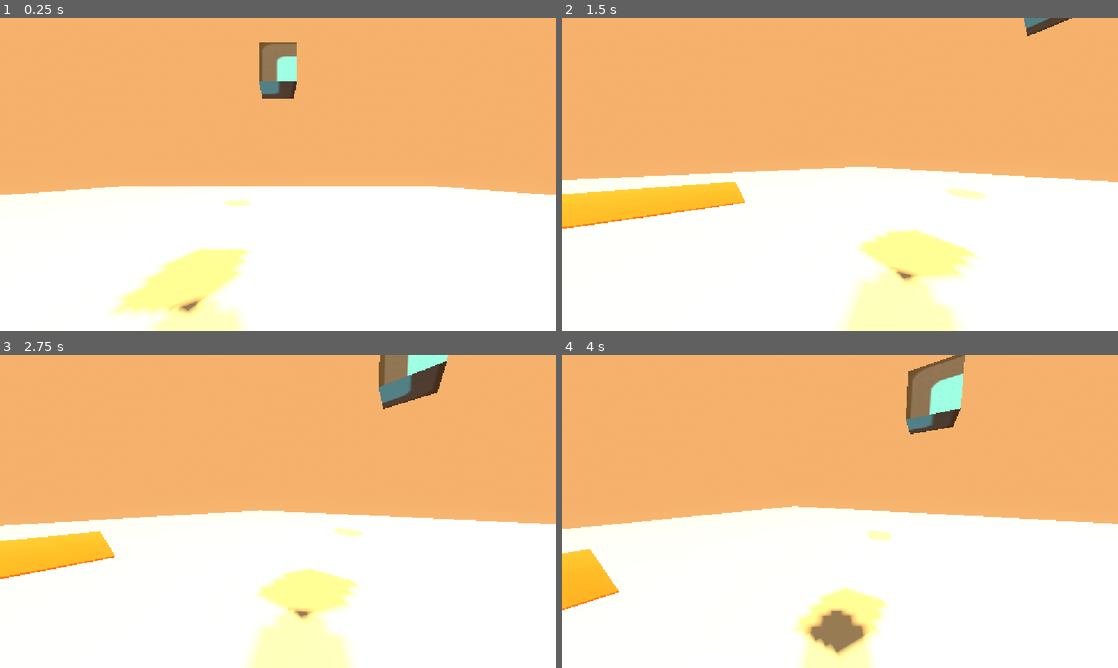
Above: before the commit, frames 1-4 (two rows, left to right).
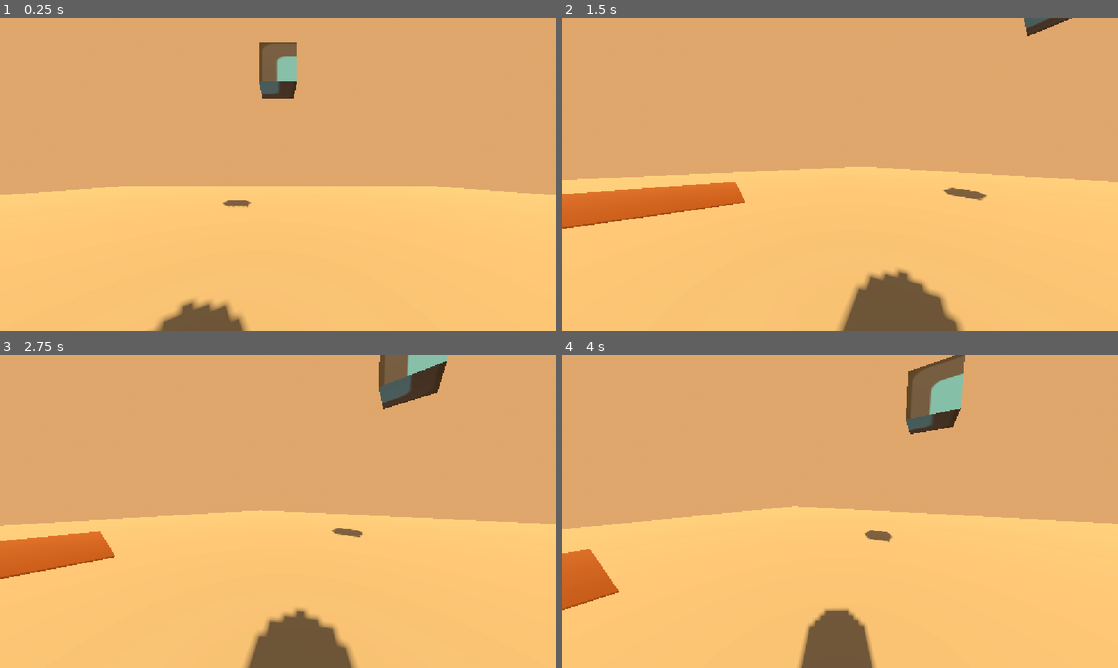
Above: after the commit, the same moments.

Repository: catbot109-blip/One-Roll
Game: Godot game, scene res://character_body_3d.tscn
Same seed, same stepped clock (60 frames per second), same inputs: the game is played once before the commit and once after it. The engine's default icon, where the game draws it, is replaced by a stand-in: a white triangle on a blue panel in a dark square.
Inputs (mouse positions are in pixels of both pictures, inside the frame that each line leads up to):
- Up to frame 1 (0.25 s): no input
- Up to frame 2 (1.5 s): tap Enter (ui_accept) at 0.5, 0.77 s; move the mouse to (962, 158) at 0.52 s; hold Right (ui_right) 0.53-1.28 s; hold Shift 0.53-1.28 s; click (962, 158) at 0.67 s; move the mouse to (812, 174) at 1.27 s; hold Up (ui_up) from 1.28 s (still down); tap Shift at 1.35 s
- Up to frame 3 (2.75 s): keep holding Up (ui_up); tap Enter (ui_accept) at 1.52 s; move the mouse to (289, 505) at 2.02 s; hold Shift from 2.03 s (still down)
- Up to frame 4 (4 s): keep holding Up (ui_up); tap Enter (ui_accept) at 2.75, 3.02, 3.77 s; move the mouse to (834, 517) at 2.77 s; release Shift at 2.78 s; tap Shift at 2.85 s; move the mouse to (878, 514) at 3.52 s; hold Shift from 3.53 s (still down)

The runs differ from the first frame. In frame 1, 47% of the frame differs, in the area x 0-100%, y 8-100%; in frame 2, 50%, in the area x 0-100%, y 0-100%; in frame 3, 49%; in frame 4, 50%.

Commit message:
added lightin working

Diff:
--- a/character_body_3d.tscn
+++ b/character_body_3d.tscn
@@ -13,20 +13,20 @@
 
 [sub_resource type="Environment" id="Environment_fb3t6"]
 background_mode = 1
-background_color = Color(0.9098039, 0.6039216, 0.35686275, 1)
+background_color = Color(0.7254902, 0.47058824, 0.33333334, 1)
 sky = SubResource("Sky_iwpo4")
 ambient_light_source = 2
-ambient_light_color = Color(1, 0.8784314, 0.6901961, 1)
-ambient_light_energy = 0.8
+ambient_light_color = Color(0.84705883, 0.7058824, 0.5411765, 1)
+ambient_light_energy = 0.7
 glow_enabled = true
 fog_enabled = true
 fog_light_color = Color(0.78431374, 0.60784316, 0.42745098, 1)
 fog_density = 0.015
 fog_height = 10.0
 adjustment_enabled = true
-adjustment_brightness = 1.1
-adjustment_contrast = 1.15
-adjustment_saturation = 1.2
+adjustment_brightness = 1.05
+adjustment_contrast = 1.1
+adjustment_saturation = 1.1
 
 [sub_resource type="PlaneMesh" id="PlaneMesh_i33xl"]
 size = Vector2(40, 40)
@@ -116,16 +116,10 @@
 
 [node name="DirectionalLight3D" type="DirectionalLight3D" parent="WorldEnvironment" unique_id=378533177]
 transform = Transform3D(0.8660254, -0.35355338, 0.35355338, 0, 0.70710677, 0.70710677, -0.5, -0.6123724, 0.6123724, 0, 0, 0)
-light_color = Color(1, 0.8235294, 0.47843137, 1)
-light_energy = 1.2
+light_color = Color(0.9607843, 0.78431374, 0.47058824, 1)
 shadow_enabled = true
 shadow_bias = 0.5
 shadow_normal_bias = 1.0
-
-[node name="DirectionalLight3D" type="DirectionalLight3D" parent="." unique_id=1597011387]
-transform = Transform3D(-0.8660254, -0.43301278, 0.25, 0, 0.49999997, 0.86602545, -0.50000006, 0.75, -0.43301266, 0, 0, 0)
-light_color = Color(1, 1, 0.6627451, 1)
-shadow_enabled = true
 
 [node name="MeshInstance3D" type="MeshInstance3D" parent="." unique_id=612086054]
 mesh = SubResource("PlaneMesh_i33xl")
